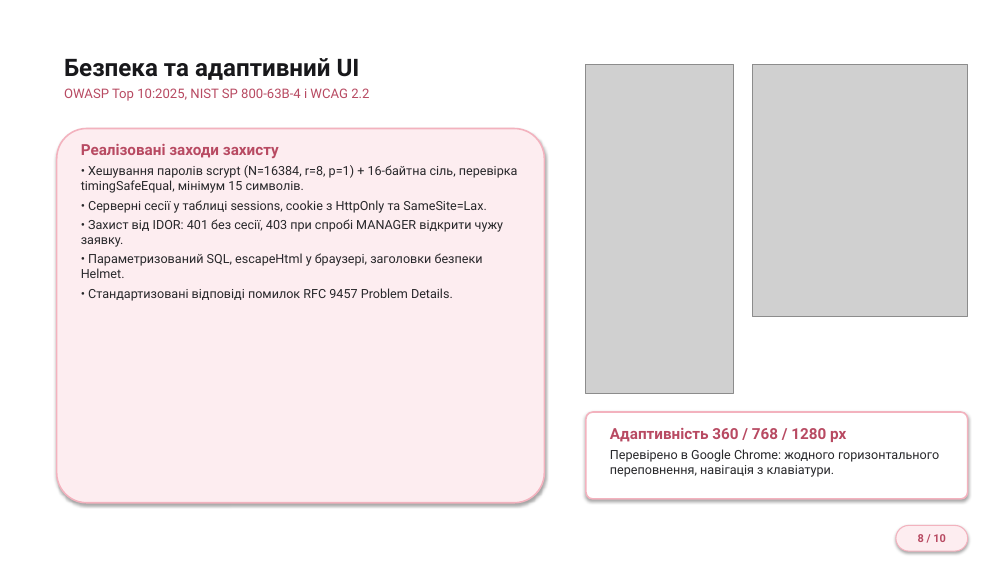
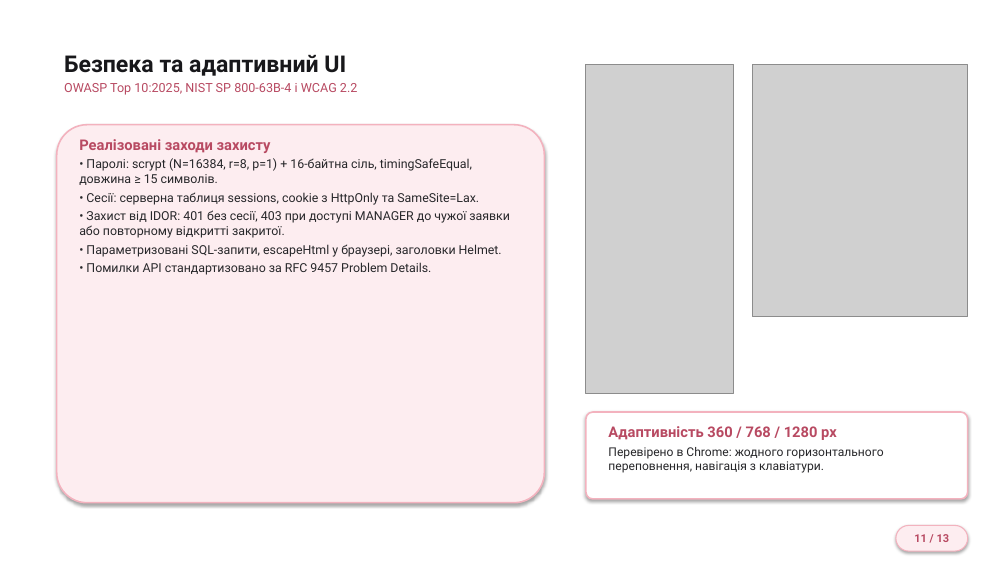
Before and after one commit to Zhyhan245/voltapro-service-inquiries, a slide deck: slide 11 of docs/Презентація_Жиган_Д_О_АІ-245.pptx (slide 8 before the commit). Drawn at 1008x567 pixels with LibreOffice and Linux fonts; fonts in the diff are those of the drawing; grey boxes stand for pictures; background and template pictures are left out. Boxes give left, top, right and bottom in pixels: in the first picture for what was removed or moved away, otherwise in the second. Text is boxed around its words. In the diff, an @@ line names an element or a change of style, - is before the commit and + after.

```diff
--- a/docs/Презентація_Жиган_Д_О_АІ-245.pptx
+++ b/docs/Презентація_Жиган_Д_О_АІ-245.pptx
@@ text "Безпека та адаптивний UI" at [64,55,357,95]: size 23 to 22 pt in "Безпека та адаптивний UI"; size 12.5 to 12 pt in "OWASP Top 10:2025, NIST SP 800-63B-4 і ..." @@
@@ rounded rectangle: place and size @@
-rounded rectangle at [57,129,544,503]
+rounded rectangle at [57,125,544,503]
@@ text at [79,139,271,153]: size 14.5 to 14 pt in "Реалізовані заходи захисту" @@
@@ text at [79,158,510,275]: text changed; size 12 to 11.8 pt @@
-• Хешування паролів scrypt (N=16384, r=8, p=1) + 16-байтна сіль, перевірка timingSafeEqual, мінімум 15 символів.
-• Серверні сесії у таблиці sessions, cookie з HttpOnly та SameSite=Lax.
-• Захист від IDOR: 401 без сесії, 403 при спробі MANAGER відкрити чужу заявку.
-• Параметризований SQL, escapeHtml у браузері, заголовки безпеки Helmet.
-• Стандартизовані відповіді помилок RFC 9457 Problem Details.
+• Паролі: scrypt (N=16384, r=8, p=1) + 16-байтна сіль, timingSafeEqual, довжина ≥ 15 символів.
+• Сесії: серверна таблиця sessions, cookie з HttpOnly та SameSite=Lax.
+• Захист від IDOR: 401 без сесії, 403 при доступі MANAGER до чужої заявки або повторному відкритті закритої.
+• Параметризовані SQL-запити, escapeHtml у браузері, заголовки Helmet.
+• Помилки API стандартизовано за RFC 9457 Problem Details.
@@ text at [608,447,883,473]: text changed; size 12 to 11.5 pt @@
-Перевірено в Google Chrome: жодного горизонтального переповнення, навігація з клавіатури.
+Перевірено в Chrome: жодного горизонтального переповнення, навігація з клавіатури.
@@ text at [608,426,837,440]: size 14.5 to 14 pt in "Адаптивність 360 / 768 / 1280 px" @@
@@ text in rounded rectangle at [914,534,950,542]: text changed @@
-8 / 10
+11 / 13
```
Also in this commit, not shown: 5 other slides changed, 6 slides added, 3 slides removed.
